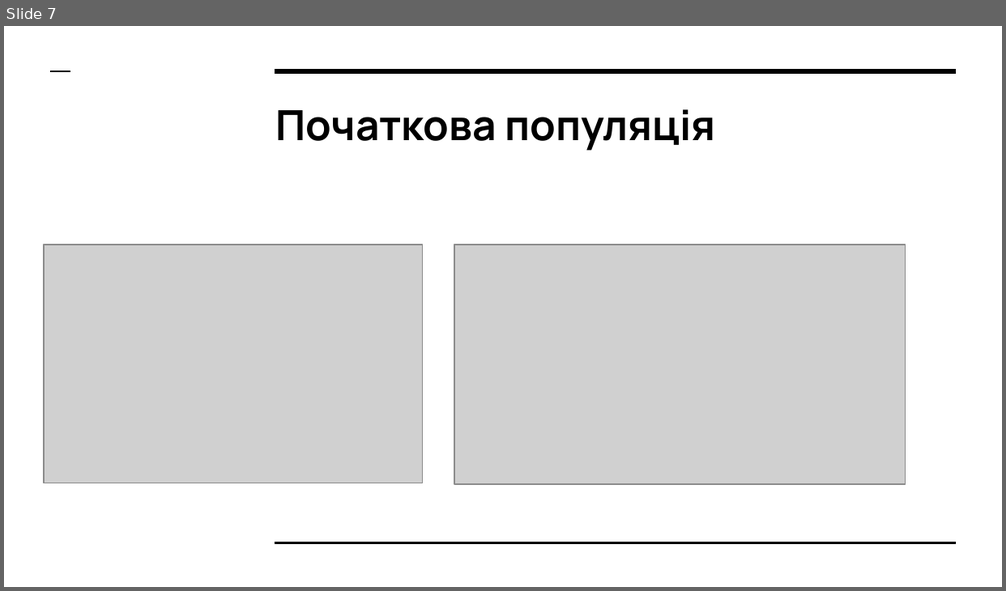
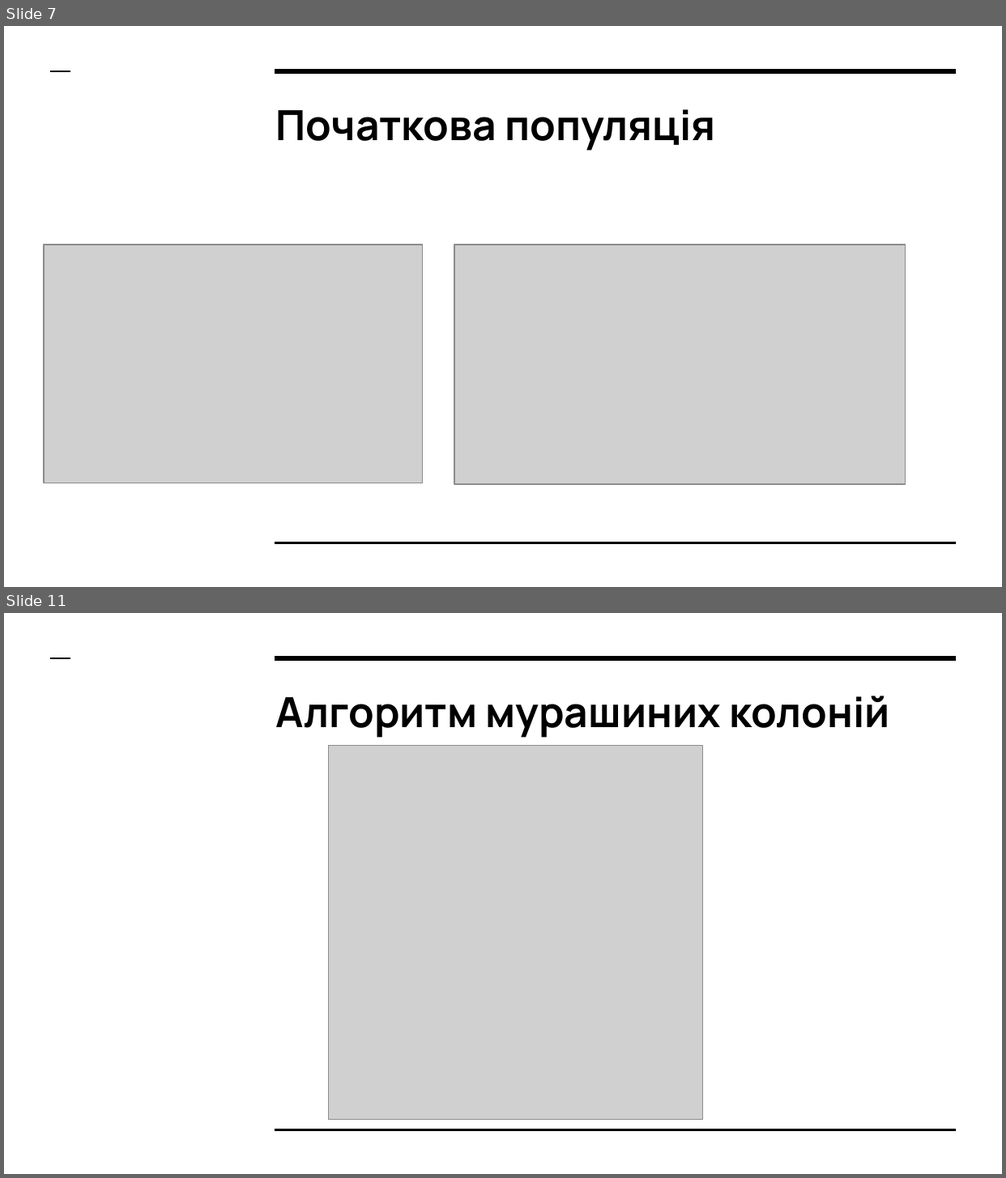
Before and after one commit to GennadyBerezinsky/kursach_do, a slide deck: Задача Ноя.pptx. Shown one above the other, each under a label of ours: slide 7 before the commit, slides 7 and 11 after it; the slides between them are not shown. The pictures are 1006x591 and 1006x1178 pixels, drawn with LibreOffice and Linux fonts; fonts in the diff are those of the drawing; grey boxes stand for pictures. Boxes give left, top, right and bottom in pixels: in the first picture for what was removed or moved away, otherwise in the second. Text is boxed around its words. In the diff, an @@ line names an element or a change of style, - is before the commit and + after.

```diff
--- a/Задача Ноя.pptx
+++ b/Задача Ноя.pptx
@@ slide 11 added at (4,613,1002,1174), background #FFFFFF; not listed: 3 template elements that a slide beside it also shows @@
@@ title added at (276,696,890,738), 30 pt, text #000000, bold @@
+Алгоритм мурашиних колоній
@@ picture added at (328,745,702,1119) @@
```
Also in this commit, not shown: 15 other slides added, 1 slide removed, 9 other files.
